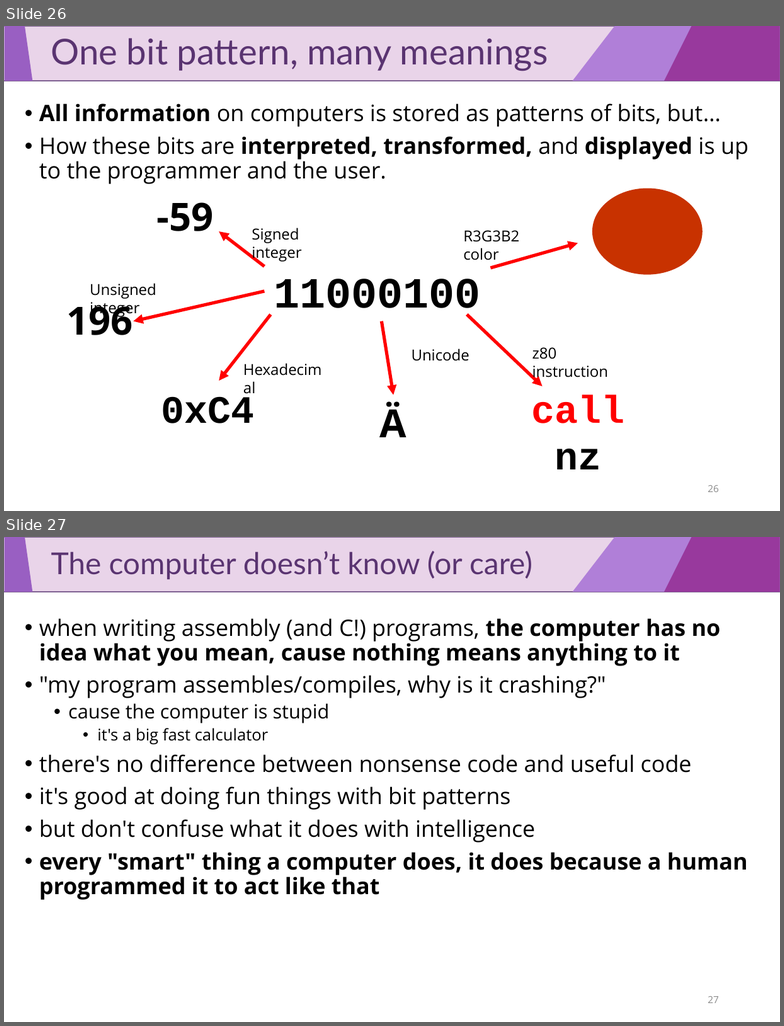
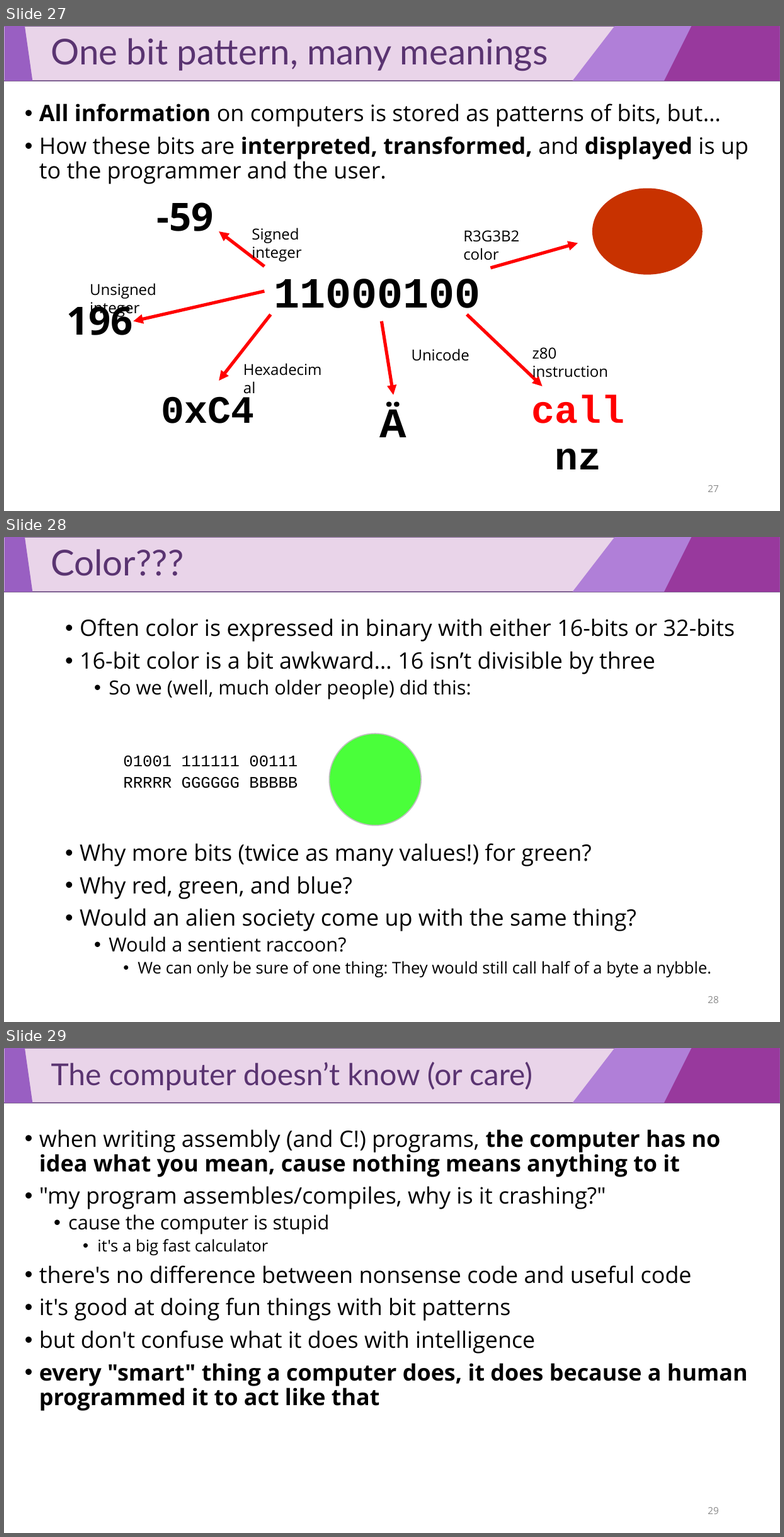
Before and after one commit to luisfnqoliveira/cs447-1, a slide deck: slides/03_CS0447_Data-Representation.pptx. Shown one above the other, each under a label of ours: slides 26 and 27 before the commit, slides 27, 28 and 29 after it. The pictures are 784x1026 and 784x1537 pixels, drawn with LibreOffice and Linux fonts; fonts in the diff are those of the drawing. Boxes give left, top, right and bottom in pixels: in the first picture for what was removed or moved away, otherwise in the second. Text is boxed around its words. In the diff, an @@ line names an element or a change of style, - is before the commit and + after.

Commit message:
Updates slides again.

```diff
--- a/slides/03_CS0447_Data-Representation.pptx
+++ b/slides/03_CS0447_Data-Representation.pptx
@@ slide 28 added at [4, 537, 780, 1022], background #FFFFFF; not listed: 4 template elements that a slide beside it also shows @@
@@ title added at [51, 549, 184, 576], 33 pt, text #5A3471 @@
+Color???
@@ text added at [80, 618, 735, 788], 21 pt, text #000000 @@
+• Often color is expressed in binary with either 16-bits or 32-bits
+• 16-bit color is a bit awkward… 16 isn’t divisible by three
+  • So we (well, much older people) did this:
+    01001 111111 00111
+    RRRRR GGGGGG BBBBB
@@ ellipse added at [329, 734, 421, 825], fill #4AFF3A, outline #BFBFBF 1 pt @@
@@ text added at [80, 843, 712, 978], 21 pt, text #000000 @@
+• Why more bits (twice as many values!) for green?
+• Why red, green, and blue?
+• Would an alien society come up with the same thing?
+  • Would a sentient raccoon?
+    • We can only be sure of one thing: They would still call half of a byte a nybble.
@@ page number added at [708, 996, 719, 1003], 9 pt, text #8C8C8C @@
+28
@@ what was slide 26 is now slide 27 @@
@@ page number at [708, 485, 719, 492]: text changed @@
-26
+27
@@ what was slide 27 is now slide 29 @@
@@ page number at [708, 1507, 719, 1514]: text changed @@
-27
+29
```
Also in this commit, not shown: 1 other slide added, 1 other file.
